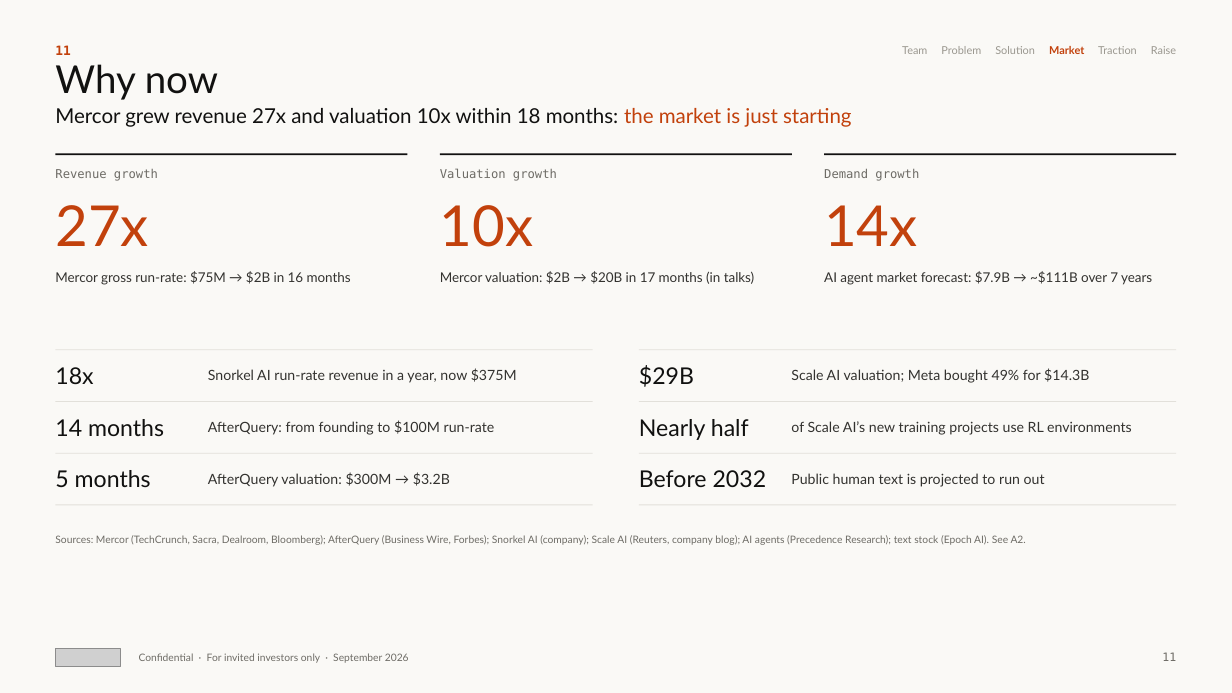
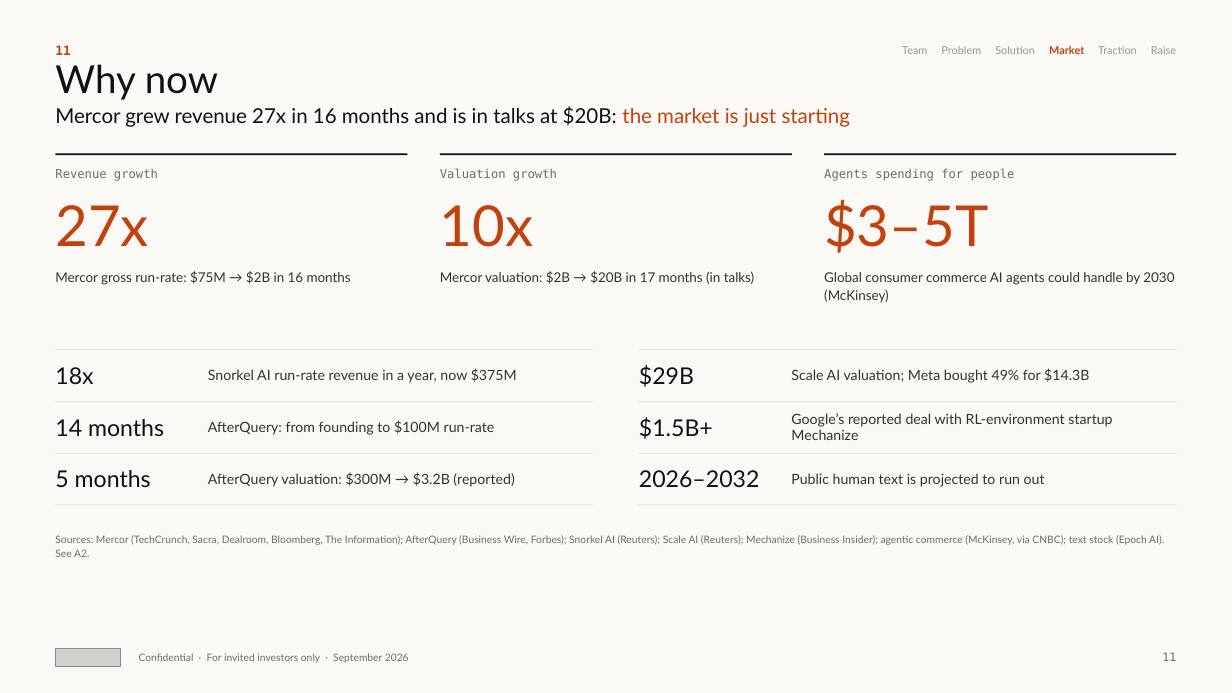
Before and after one commit to wangchen0802/Delta1, a slide deck: slide 11 of SimReal-BP-v29-EN.pptx. Drawn at 1232x693 pixels with LibreOffice and Linux fonts; fonts in the diff are those of the drawing; grey boxes stand for pictures. Boxes give left, top, right and bottom in pixels: in the first picture for what was removed or moved away, otherwise in the second. Text is boxed around its words. In the diff, an @@ line names an element or a change of style, - is before the commit and + after.

```diff
--- a/SimReal-BP-v29-EN.pptx
+++ b/SimReal-BP-v29-EN.pptx
@@ text at (55, 106, 850, 127): text changed @@
-Mercor grew revenue 27x and valuation 10x within 18 months: the market is just starting
+Mercor grew revenue 27x in 16 months and is in talks at $20B: the market is just starting
@@ text at (824, 168, 1015, 181): text changed @@
-Demand growth
+Agents spending for people
@@ text at (824, 199, 988, 253): text changed @@
-14x
+$3–5T
@@ text at (824, 272, 1174, 303): text changed @@
-AI agent market forecast: $7.9B → ~$111B over 7 years
+Global consumer commerce AI agents could handle by 2030 (McKinsey)
@@ text at (639, 417, 713, 439): text changed @@
-Nearly half
+$1.5B+
@@ text at (791, 413, 1112, 440): text changed @@
-of Scale AI’s new training projects use RL environments
+Google’s reported deal with RL-environment startup Mechanize
@@ text at (208, 472, 514, 487): text changed @@
-AfterQuery valuation: $300M → $3.2B
+AfterQuery valuation: $300M → $3.2B (reported)
@@ text at (639, 470, 760, 487): text changed @@
-Before 2032
+2026–2032
@@ text at (55, 535, 1164, 557): text changed @@
-Sources: Mercor (TechCrunch, Sacra, Dealroom, Bloomberg); AfterQuery (Business Wire, Forbes); Snorkel AI (company); Scale AI (Reuters, company blog); AI agents (Precedence Research); text stock (Epoch AI). See A2.
+Sources: Mercor (TechCrunch, Sacra, Dealroom, Bloomberg, The Information); AfterQuery (Business Wire, Forbes); Snorkel AI (Reuters); Scale AI (Reuters); Mechanize (Business Insider); agentic commerce (McKinsey, via CNBC); text stock (Epoch AI). See A2.
```
Also in this commit, not shown: 14 other slides changed, 7 other files.
